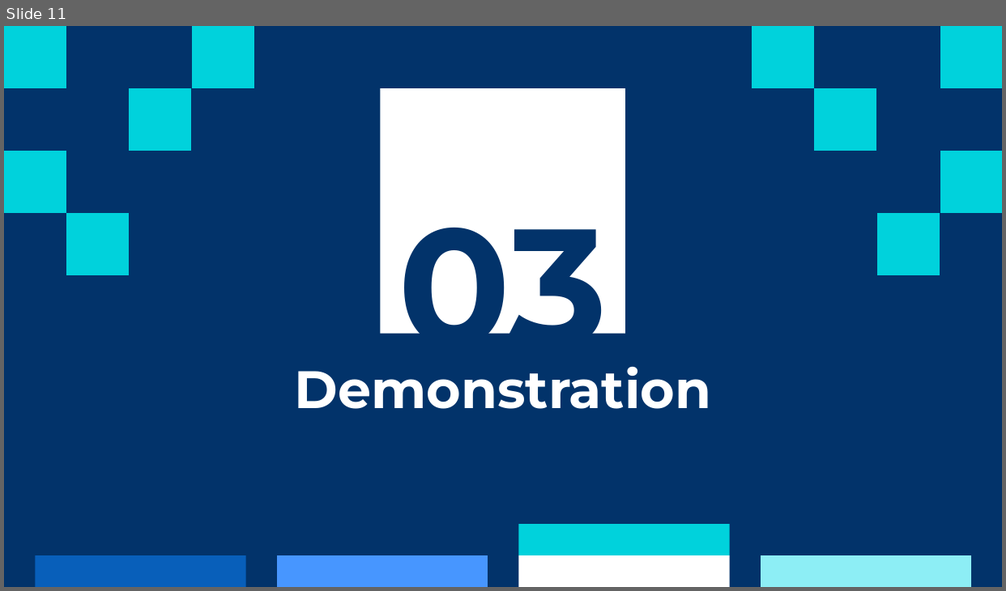
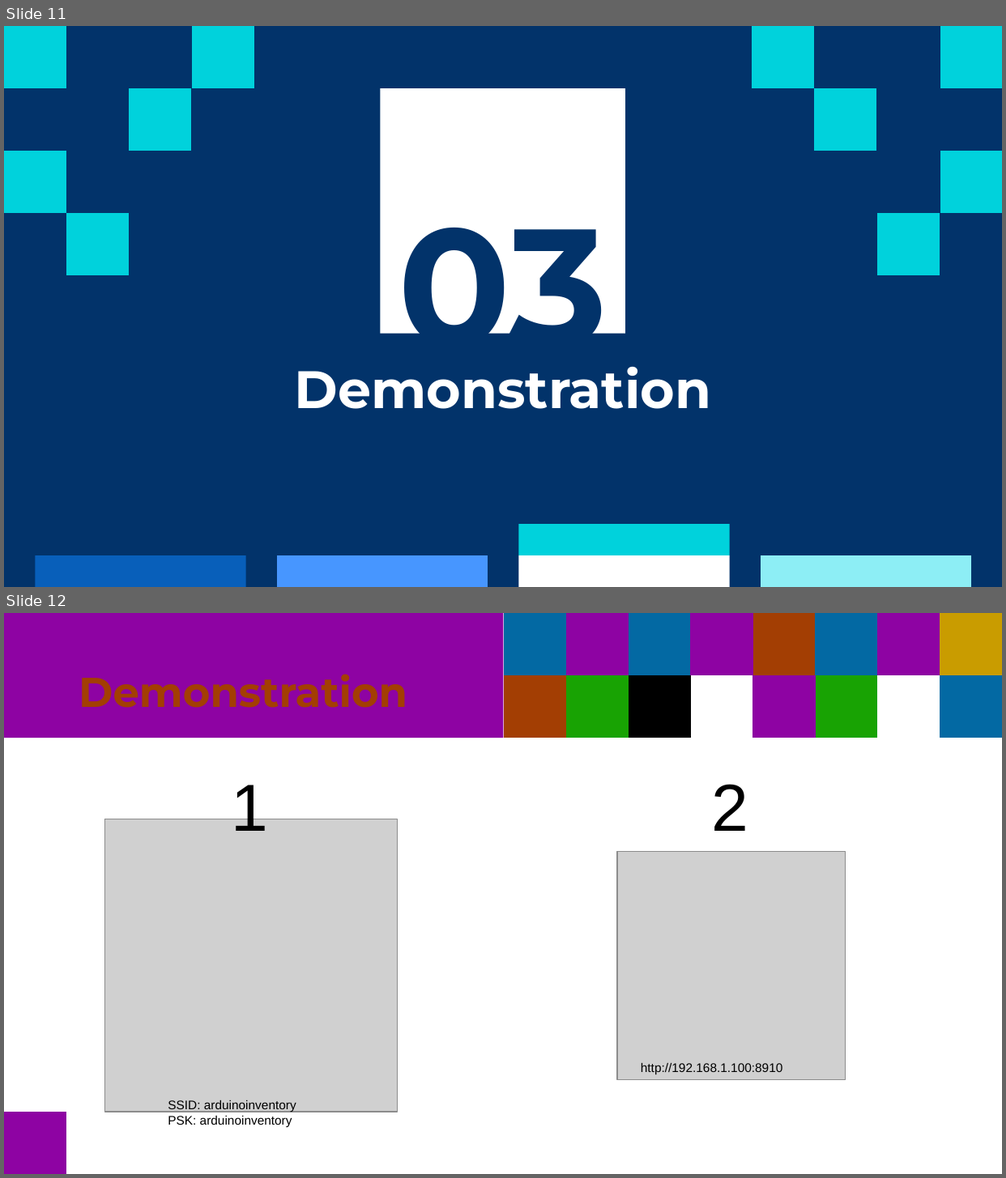
Before and after one commit to cy1der/arduino-parts-inventory, a slide deck: documents/presentation/presentation.odp. Shown one above the other, each under a label of ours: slide 11 before the commit, slides 11 and 12 after it. The pictures are 1006x591 and 1006x1178 pixels, drawn with LibreOffice and Linux fonts; fonts in the diff are those of the drawing; grey boxes stand for pictures. Boxes give left, top, right and bottom in pixels: in the first picture for what was removed or moved away, otherwise in the second. Text is boxed around its words. In the diff, an @@ line names an element or a change of style, - is before the commit and + after.

Commit message:
Add demo slide

```diff
--- a/documents/presentation/presentation.odp
+++ b/documents/presentation/presentation.odp
@@ slide 12 added at [4,613,1002,1174], background #FFFFFF @@
@@ title added at [4,613,503,738], fill #8E03A3, 30 pt, text #A33E03, bold @@
+Demonstration
@@ freeform shape added at [503,613,566,676], fill #0369A3 @@
@@ freeform shape added at [566,613,629,676], fill #8E03A3 @@
@@ freeform shape added at [628,613,691,676], fill #0369A3 @@
@@ freeform shape added at [691,613,753,676], fill #8E03A3 @@
@@ freeform shape added at [752,613,816,676], fill #A33E03 @@
@@ freeform shape added at [814,613,877,676], fill #0369A3 @@
@@ freeform shape added at [877,613,940,676], fill #8E03A3 @@
@@ freeform shape added at [939,613,1001,676], fill #C99C00 @@
@@ freeform shape added at [503,676,566,739], fill #A33E03 @@
@@ freeform shape added at [566,676,629,739], fill #18A303 @@
@@ freeform shape added at [628,676,691,739], fill #000000 @@
@@ freeform shape added at [752,676,816,739], fill #8E03A3 @@
@@ freeform shape added at [814,676,877,739], fill #18A303 @@
@@ freeform shape added at [939,676,1001,739], fill #0369A3 @@
@@ text added at [232,785,269,843], 48 pt, text #000000 @@
+1
@@ text added at [712,784,749,831], 48 pt, text #000000 @@
+2
@@ picture added at [104,820,397,1112] @@
@@ picture added at [616,851,846,1080] @@
@@ text added at [641,1063,783,1075], 9 pt, text #000000 @@
+http://192.168.1.100:8910
@@ freeform shape added at [4,1112,66,1174], fill #8E03A3 @@
@@ text added at [168,1101,296,1127], 9 pt, text #000000 @@
+SSID: arduinoinventory
+PSK: arduinoinventory
```
Also in this commit, not shown: 2 other files.
